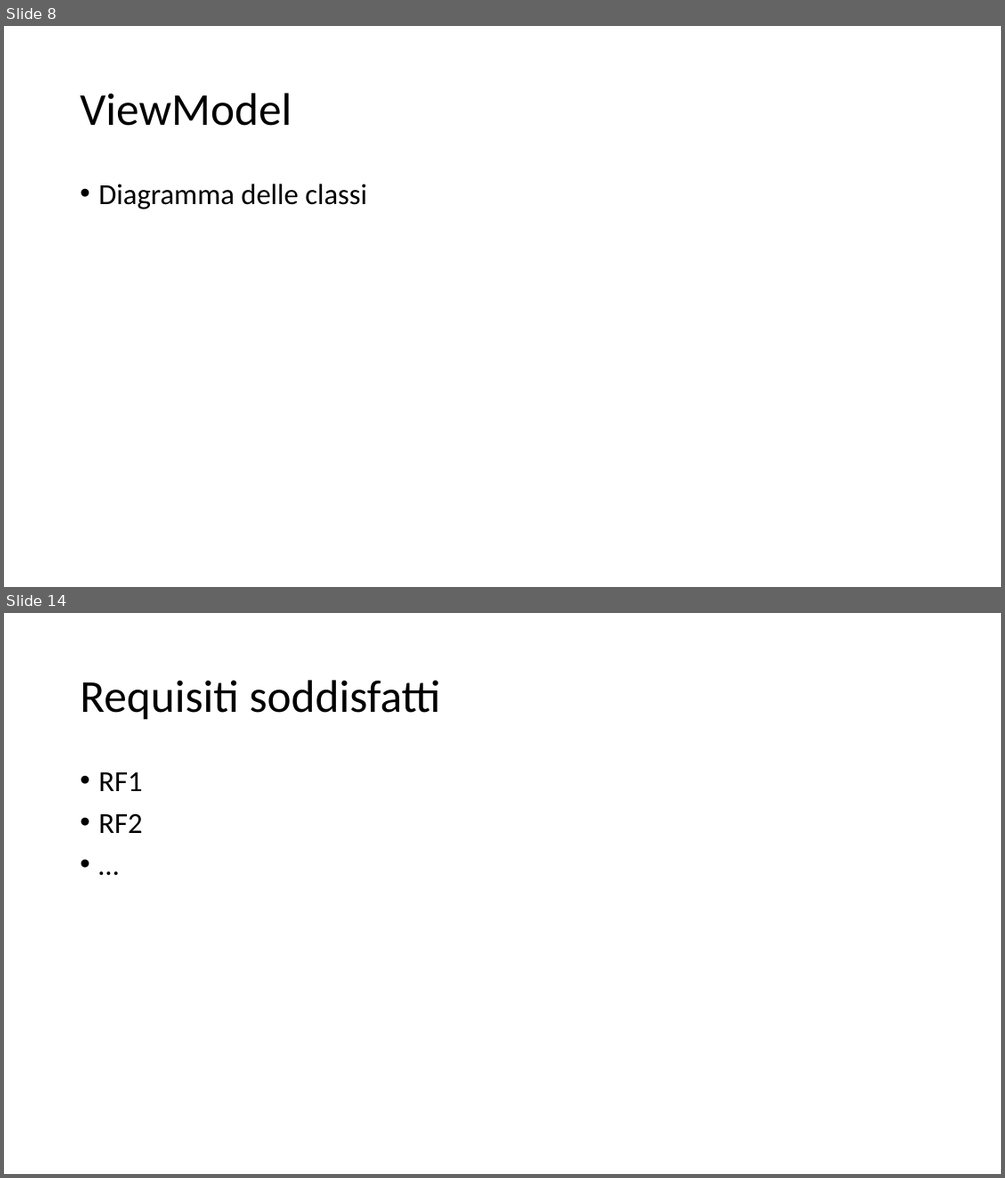
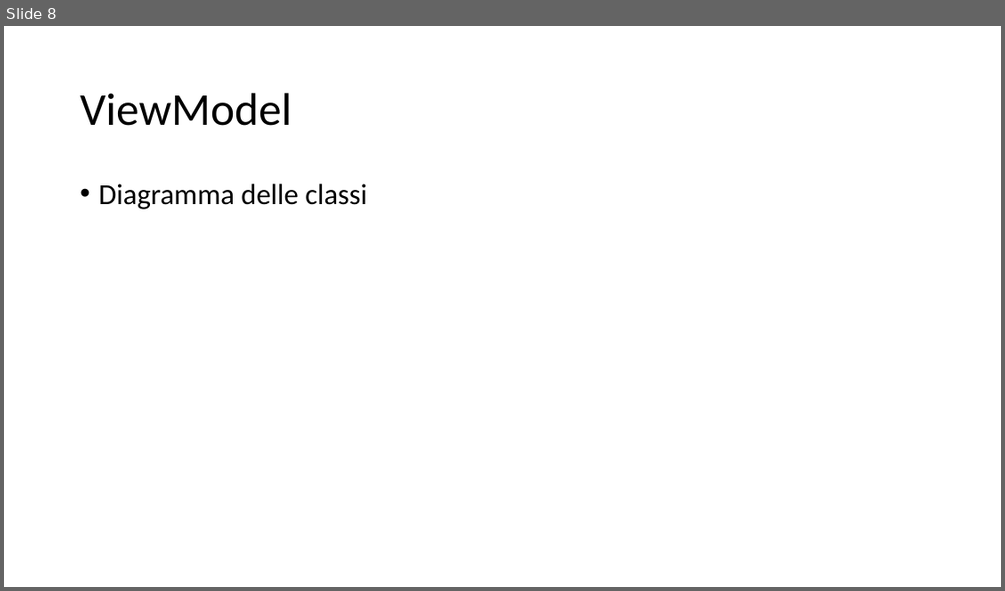
Before and after one commit to Italiaracerx/progettoSWE, a slide deck: Presentazioni/Presentazioni PB/Presentazione PB.pptx. Shown one above the other, each under a label of ours: slides 8 and 14 before the commit, slide 8 after it; the slides between them are not shown. The pictures are 1005x1178 and 1005x591 pixels, drawn with LibreOffice and Linux fonts; fonts in the diff are those of the drawing. Boxes give left, top, right and bottom in pixels: in the first picture for what was removed or moved away, otherwise in the second. Text is boxed around its words. In the diff, an @@ line names an element or a change of style, - is before the commit and + after.

```diff
--- a/Presentazioni/Presentazioni PB/Presentazione PB.pptx
+++ b/Presentazioni/Presentazioni PB/Presentazione PB.pptx
@@ slide 14 removed at (4, 613, 1001, 1174), background #FFFFFF @@
@@ title removed at (80, 680, 441, 720) @@
-Requisiti soddisfatti
@@ text removed at (98, 772, 142, 833) @@
-• RF1
-• RF2
-• …
```
Also in this commit, not shown: 8 slides changed, 2 slides added, 1 other slide removed.
